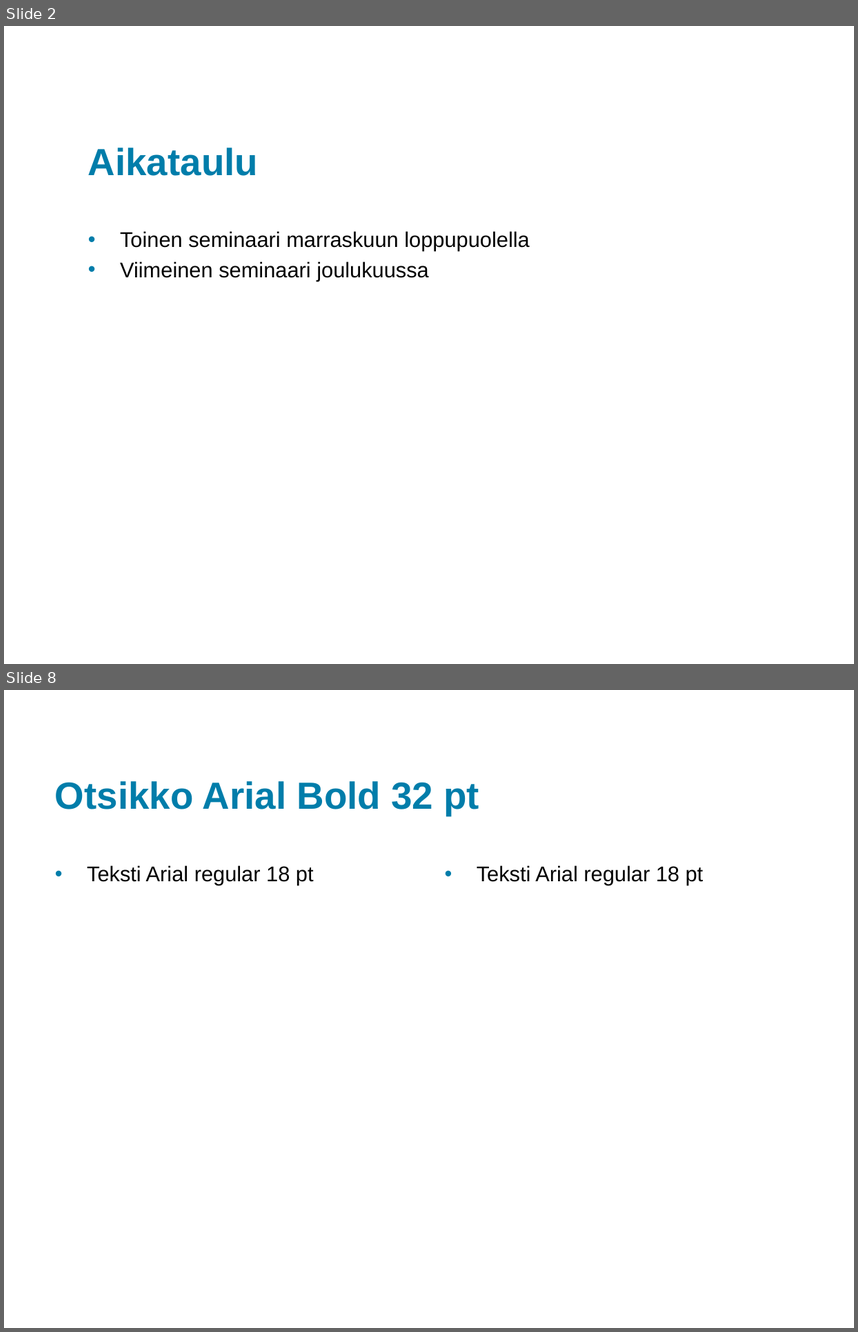
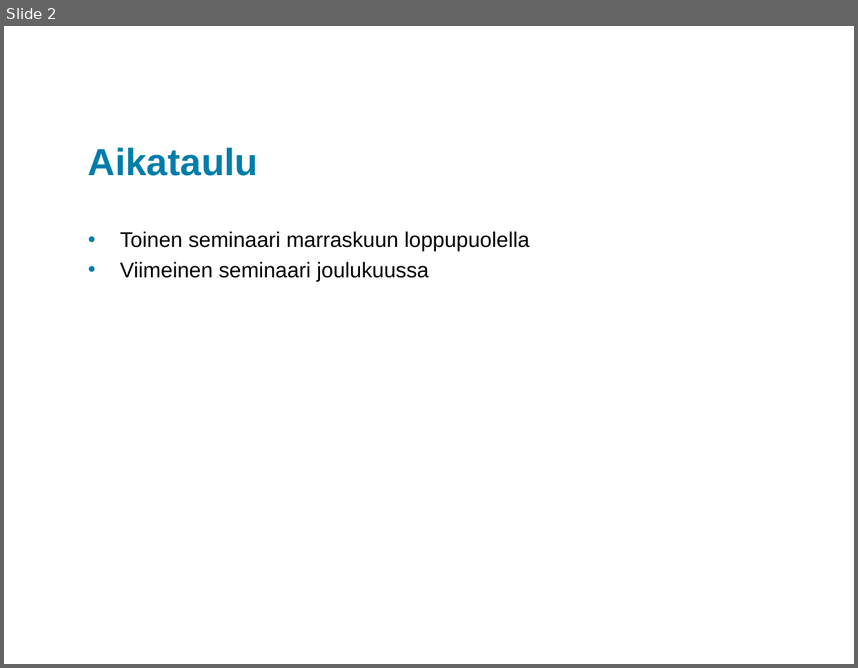
Before and after one commit to king784/GLJRPG, a slide deck: Presentation/GLJRPGSeminaariXAMK.pptx. Shown one above the other, each under a label of ours: slides 2 and 8 before the commit, slide 2 after it; the slides between them are not shown. The pictures are 858x1332 and 858x668 pixels, drawn with LibreOffice and Linux fonts; fonts in the diff are those of the drawing; background and template pictures are left out. Boxes give left, top, right and bottom in pixels: in the first picture for what was removed or moved away, otherwise in the second. Text is boxed around its words. In the diff, an @@ line names an element or a change of style, - is before the commit and + after.

```diff
--- a/Presentation/GLJRPGSeminaariXAMK.pptx
+++ b/Presentation/GLJRPGSeminaariXAMK.pptx
@@ slide 8 removed at [4,690,854,1328], background #FFFFFF @@
@@ title removed at [55,781,480,816] @@
-Otsikko Arial Bold 32 pt
@@ text removed at [87,865,314,885] @@
-• Teksti Arial regular 18 pt
@@ text removed at [477,865,704,885] @@
-• Teksti Arial regular 18 pt
```
Also in this commit, not shown: 1 slide changed, 3 slides added, 7 other slides removed.
